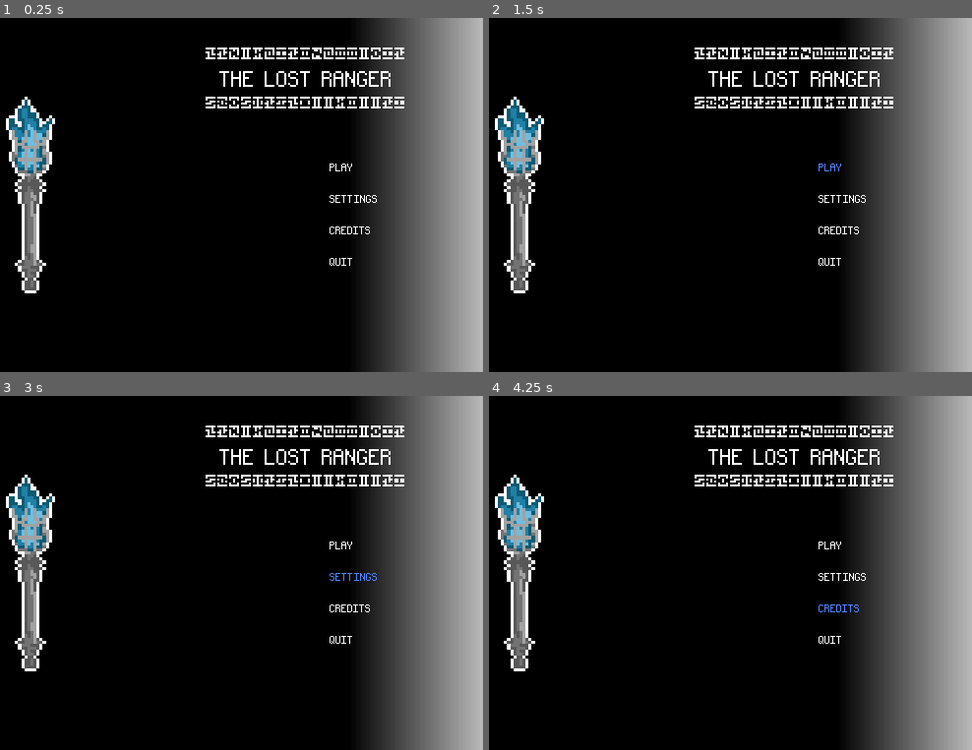
Above: before the commit, frames 1-4 (two rows, left to right).
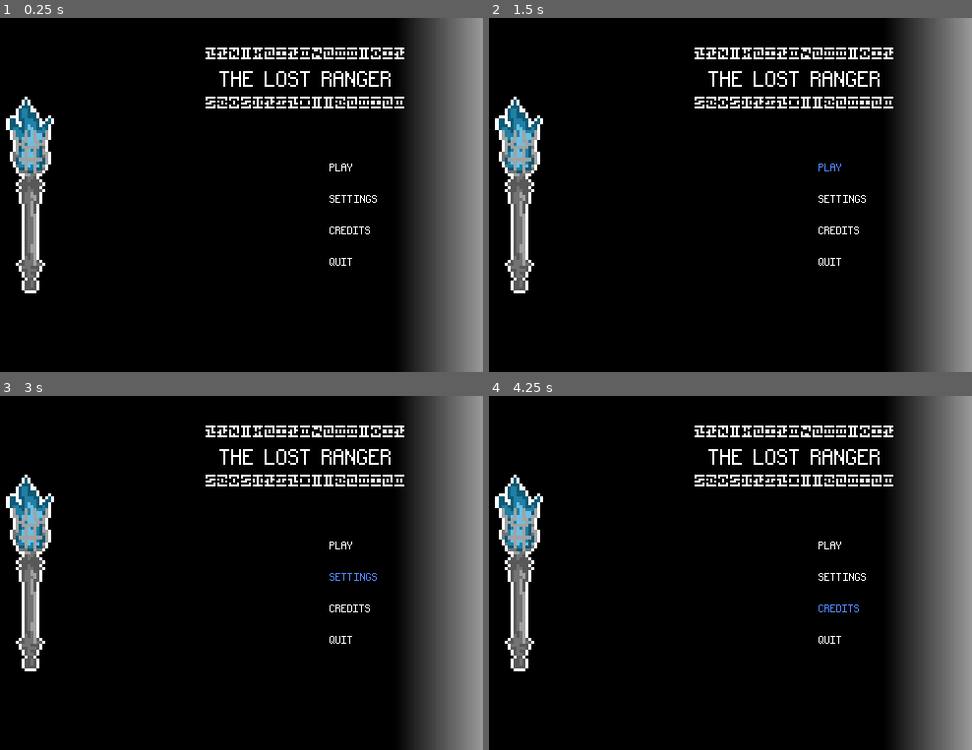
Above: after the commit, the same moments.

Repository: Neclusive/TheLostRanger
Game: Godot game, scene res://scenes/menu.tscn
The game is run twice, just before and just after one commit, with the same random seed, the same clock (stepped at 60 frames per second) and the same inputs.
Inputs:
- Up to frame 1 (0.25 s): no input
- Up to frame 2 (1.5 s): click "PLAY" at 0.5 s; click "PLAY" at 1.25 s
- Up to frame 3 (3 s): click "PLAY" at 2 s; click "SETTINGS" at 2.75 s
- Up to frame 4 (4.25 s): click "CREDITS" at 3.5 s

The runs differ from the first frame. In frame 1, 24% of the frame differs, in the area x 1-100%, y 0-100%; in frame 2, 24%; in frame 3, 24%; in frame 4, 24%.

Commit message:
fixed pixel width on torch logo

Diff:
--- a/game/graphics/menu_bg_grad.tres
+++ b/game/graphics/menu_bg_grad.tres
@@ -2,7 +2,6 @@
 
 [sub_resource type="Gradient" id="Gradient_4yi3b"]
 offsets = PackedFloat32Array(0.787356, 1)
-colors = PackedColorArray(0, 0, 0, 1, 0.720467, 0.720468, 0.720467, 1)
 
 [resource]
 gradient = SubResource("Gradient_4yi3b")
--- a/game/scenes/menu.tscn
+++ b/game/scenes/menu.tscn
@@ -17,13 +17,13 @@
 [node name="Menu" type="Node2D"]
 
 [node name="bg" type="Sprite2D" parent="."]
-position = Vector2(320, 180)
-scale = Vector2(2.5, 360)
+position = Vector2(350, 180)
+scale = Vector2(2.73438, 360)
 texture = ExtResource("1_ouk20")
 
 [node name="logo" type="Sprite2D" parent="."]
 position = Vector2(180, 180)
-scale = Vector2(3.125, 3.125)
+scale = Vector2(3.0625, 3.125)
 texture = ExtResource("2_mhnvy")
 
 [node name="menu_music" type="AudioStreamPlayer2D" parent="."]
@@ -126,7 +126,7 @@
 offset_bottom = 52.0
 theme_override_fonts/font = ExtResource("4_mhnvy")
 theme_override_font_sizes/font_size = 32
-text = "chickenbuttgottem"
+text = "chickenbutthalmao"
 horizontal_alignment = 1
 vertical_alignment = 2
 uppercase = true
